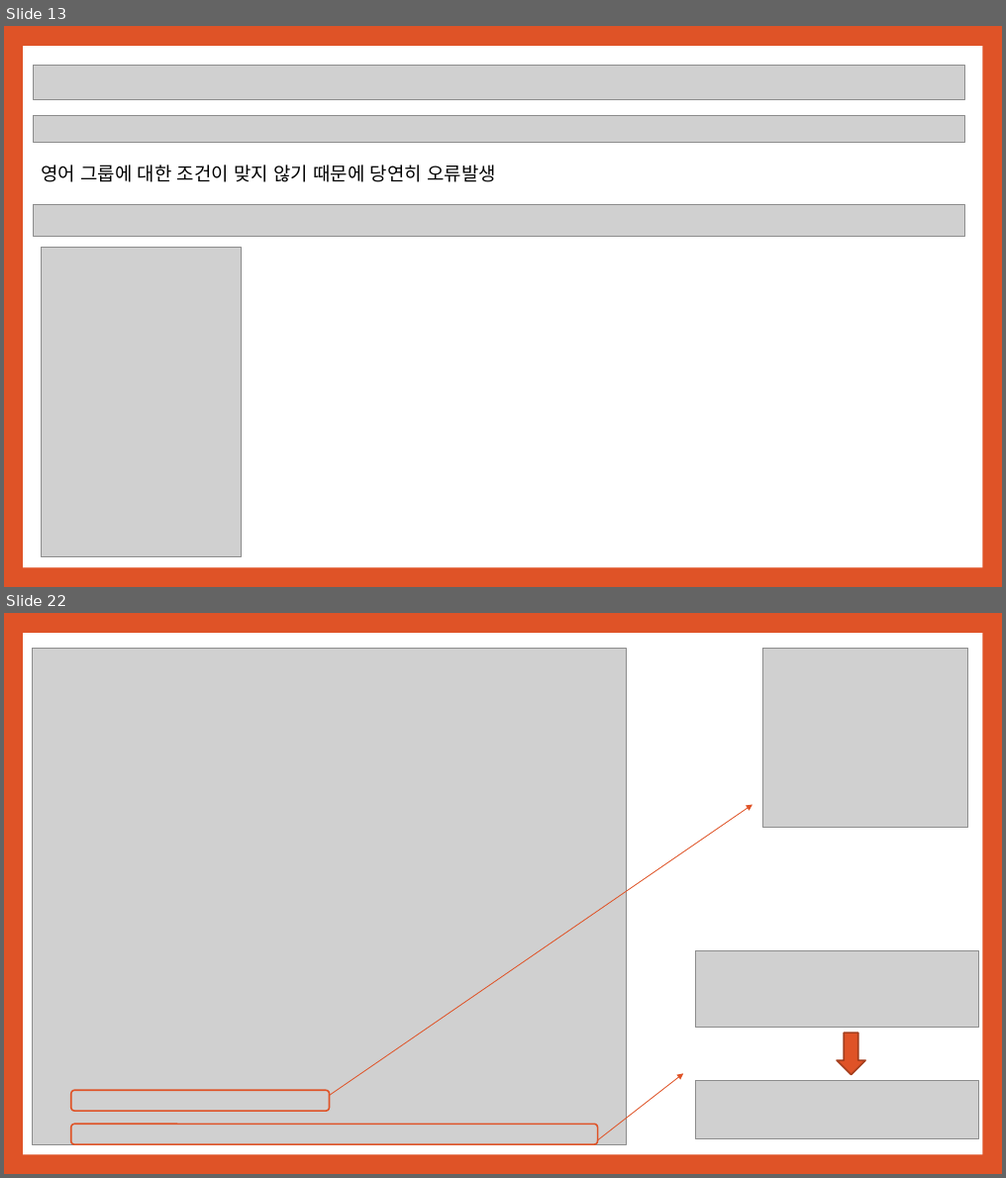
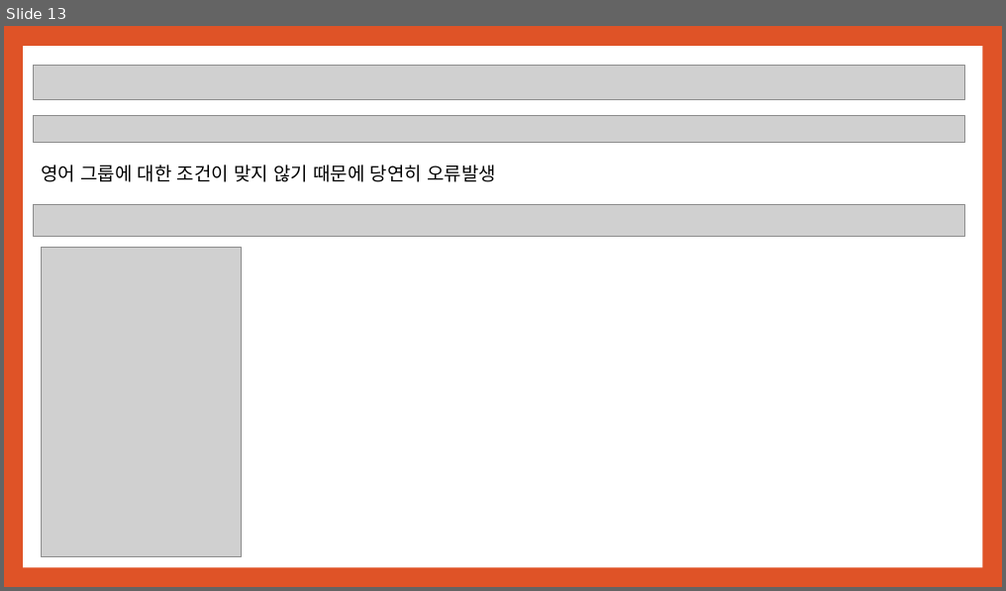
Before and after one commit to noheul1030/KOPO-database, a slide deck: 과제PPT/데이터베이스 3강.pptx. Shown one above the other, each under a label of ours: slides 13 and 22 before the commit, slide 13 after it; the slides between them are not shown. The pictures are 1006x1178 and 1006x591 pixels, drawn with LibreOffice and Linux fonts; fonts in the diff are those of the drawing; grey boxes stand for pictures. Boxes give left, top, right and bottom in pixels: in the first picture for what was removed or moved away, otherwise in the second. Text is boxed around its words. In the diff, an @@ line names an element or a change of style, - is before the commit and + after.

```diff
--- a/과제PPT/데이터베이스 3강.pptx
+++ b/과제PPT/데이터베이스 3강.pptx
@@ slide 22 removed at [4,613,1002,1174], background #DF5327; not listed: 1 template element that a slide beside it also shows @@
@@ picture removed at [33,649,626,1146] @@
@@ picture removed at [763,649,968,828] @@
@@ arrow removed from (330, 1096) to (752, 805) @@
@@ picture removed at [696,952,979,1028] @@
@@ down arrow removed at [837,1033,865,1075] @@
@@ arrow removed from (597, 1142) to (684, 1074) @@
@@ picture removed at [696,1081,979,1140] @@
@@ rounded rectangle removed at [71,1090,330,1112] @@
@@ rounded rectangle removed at [71,1124,598,1146] @@
```
Also in this commit, not shown: 2 slides changed, 23 slides added, 13 other slides removed.
